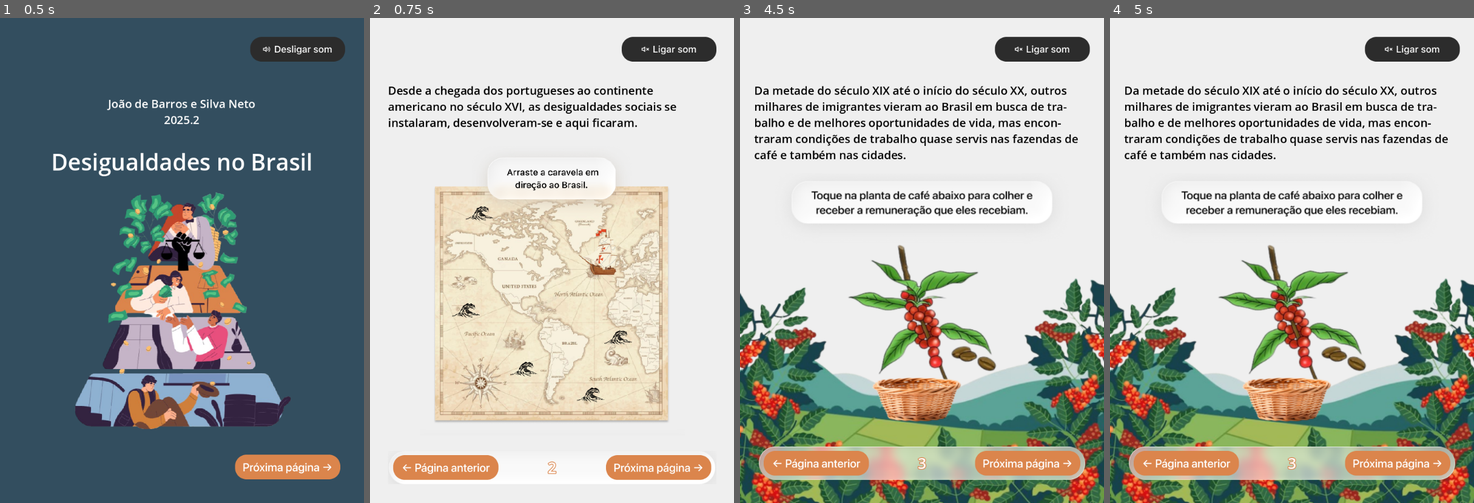
Above: before the commit, frames 1-4 (left to right).
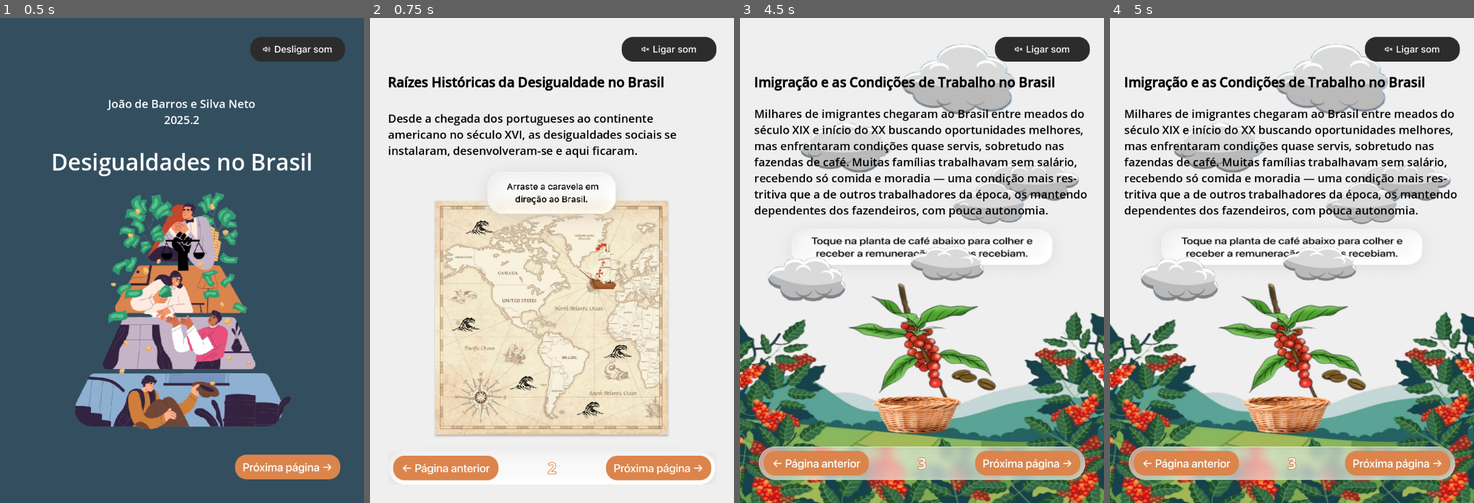
Above: after the commit, the same moments.

Repository: jdbsn/ebook-comp-grafica
Game: Godot game, scene res://scenes/capa.tscn
Same seed, same stepped clock (60 frames per second), same inputs: the game is played once before the commit and once after it. Video files are missing from this copy of the repository; at most half a second of black plays in their place.
Inputs (mouse positions are in pixels of both pictures, inside the frame that each line leads up to):
- Up to frame 1 (0.5 s): no input
- Up to frame 2 (0.75 s): click (657, 469) at 0.5 s
- Up to frame 3 (4.5 s): click (816, 469) at 1.25 s; click (1038, 260) at 2 s; click (1038, 260) at 2.75 s; click (1027, 469) at 3.5 s; click (1027, 469) at 4.25 s
- Up to frame 4 (5 s): no input

Frame 1 is identical in both runs. In frame 2, 18% of the frame differs, in the area x 5-94%, y 12-96%; in frame 3, 38%, in the area x 0-100%, y 5-100%; in frame 4, 38%.

Commit message:
feat: animação e novo video

Diff:
--- a/scenes/pag2.tscn
+++ b/scenes/pag2.tscn
@@ -54,9 +54,22 @@
 
 [node name="MarginContainer" type="MarginContainer" parent="ColorRect/MarginContainer/VBoxContainer2"]
 layout_mode = 2
-theme_override_constants/margin_top = 40
+theme_override_constants/margin_top = 20
 
-[node name="RichTextLabel" type="RichTextLabel" parent="ColorRect/MarginContainer/VBoxContainer2/MarginContainer"]
+[node name="VBoxContainer" type="VBoxContainer" parent="ColorRect/MarginContainer/VBoxContainer2/MarginContainer"]
+layout_mode = 2
+theme_override_constants/separation = 40
+
+[node name="RichTextLabel2" type="RichTextLabel" parent="ColorRect/MarginContainer/VBoxContainer2/MarginContainer/VBoxContainer"]
+layout_mode = 2
+size_flags_vertical = 3
+theme_override_colors/default_color = Color(0, 0, 0, 1)
+theme_override_constants/outline_size = 2
+theme_override_font_sizes/normal_font_size = 28
+text = "Raízes Históricas da Desigualdade no Brasil"
+fit_content = true
+
+[node name="RichTextLabel" type="RichTextLabel" parent="ColorRect/MarginContainer/VBoxContainer2/MarginContainer/VBoxContainer"]
 layout_mode = 2
 size_flags_vertical = 3
 theme_override_colors/default_color = Color(0, 0, 0, 1)
@@ -73,6 +86,7 @@
 
 [node name="MarginContainer2" type="MarginContainer" parent="ColorRect/MarginContainer/VBoxContainer2"]
 layout_mode = 2
+size_flags_vertical = 8
 
 [node name="TextureRect" type="TextureRect" parent="ColorRect/MarginContainer/VBoxContainer2/MarginContainer2"]
 layout_mode = 2
--- a/scenes/pag3.tscn
+++ b/scenes/pag3.tscn
@@ -1,6 +1,7 @@
-[gd_scene load_steps=12 format=3 uid="uid://duklyssafdxm"]
+[gd_scene load_steps=16 format=3 uid="uid://duklyssafdxm"]
 
 [ext_resource type="Texture2D" uid="uid://46fm0nqpror2" path="res://assets/botoes/som-ligado.png" id="1_4lmlo"]
+[ext_resource type="Texture2D" uid="uid://te4otf14rf1r" path="res://assets/nuvens.png" id="1_11ls1"]
 [ext_resource type="Texture2D" uid="uid://clo43fp1hbk28" path="res://assets/pag3.png" id="1_ix1kx"]
 [ext_resource type="Script" uid="uid://8uqly684mmy8" path="res://scripts/botoes.gd" id="1_pirr3"]
 [ext_resource type="Texture2D" uid="uid://b7kwvxrrynar5" path="res://assets/botoes/ant.png" id="2_4lmlo"]
@@ -12,6 +13,188 @@
 [ext_resource type="Texture2D" uid="uid://br0w3x4rnlfr7" path="res://assets/botoes/prox-pressionado.png" id="7_0gmev"]
 [ext_resource type="AudioStream" uid="uid://cnmeabehkongw" path="res://assets/narracoes/pag3.ogg" id="11_11ls1"]
 
+[sub_resource type="Animation" id="Animation_0gmev"]
+length = 0.001
+tracks/0/type = "value"
+tracks/0/imported = false
+tracks/0/enabled = true
+tracks/0/path = NodePath("ColorRect/Nuvem:position")
+tracks/0/interp = 1
+tracks/0/loop_wrap = true
+tracks/0/keys = {
+"times": PackedFloat32Array(0),
+"transitions": PackedFloat32Array(1),
+"update": 0,
+"values": [Vector2(115, 474)]
+}
+tracks/1/type = "value"
+tracks/1/imported = false
+tracks/1/enabled = true
+tracks/1/path = NodePath("ColorRect/Nuvem2:position")
+tracks/1/interp = 1
+tracks/1/loop_wrap = true
+tracks/1/keys = {
+"times": PackedFloat32Array(0),
+"transitions": PackedFloat32Array(1),
+"update": 0,
+"values": [Vector2(0, 0)]
+}
+tracks/2/type = "value"
+tracks/2/imported = false
+tracks/2/enabled = true
+tracks/2/path = NodePath("ColorRect/Nuvem3:position")
+tracks/2/interp = 1
+tracks/2/loop_wrap = true
+tracks/2/keys = {
+"times": PackedFloat32Array(0),
+"transitions": PackedFloat32Array(1),
+"update": 0,
+"values": [Vector2(604, 525)]
+}
+tracks/3/type = "value"
+tracks/3/imported = false
+tracks/3/enabled = true
+tracks/3/path = NodePath("ColorRect/Nuvem4:position")
+tracks/3/interp = 1
+tracks/3/loop_wrap = true
+tracks/3/keys = {
+"times": PackedFloat32Array(0),
+"transitions": PackedFloat32Array(1),
+"update": 0,
+"values": [Vector2(65, 481)]
+}
+tracks/4/type = "value"
+tracks/4/imported = false
+tracks/4/enabled = true
+tracks/4/path = NodePath("ColorRect/Nuvem5:position")
+tracks/4/interp = 1
+tracks/4/loop_wrap = true
+tracks/4/keys = {
+"times": PackedFloat32Array(0),
+"transitions": PackedFloat32Array(1),
+"update": 0,
+"values": [Vector2(623, 343)]
+}
+tracks/5/type = "value"
+tracks/5/imported = false
+tracks/5/enabled = true
+tracks/5/path = NodePath("ColorRect/Nuvem6:position")
+tracks/5/interp = 1
+tracks/5/loop_wrap = true
+tracks/5/keys = {
+"times": PackedFloat32Array(0),
+"transitions": PackedFloat32Array(1),
+"update": 0,
+"values": [Vector2(525, 389)]
+}
+tracks/6/type = "value"
+tracks/6/imported = false
+tracks/6/enabled = true
+tracks/6/path = NodePath("ColorRect/Nuvem7:position")
+tracks/6/interp = 1
+tracks/6/loop_wrap = true
+tracks/6/keys = {
+"times": PackedFloat32Array(0),
+"transitions": PackedFloat32Array(1),
+"update": 0,
+"values": [Vector2(460.734, 126.775)]
+}
+
+[sub_resource type="Animation" id="Animation_11ls1"]
+resource_name = "nuvens"
+length = 90.0
+loop_mode = 1
+tracks/0/type = "value"
+tracks/0/imported = false
+tracks/0/enabled = true
+tracks/0/path = NodePath("ColorRect/Nuvem:position")
+tracks/0/interp = 1
+tracks/0/loop_wrap = false
+tracks/0/keys = {
+"times": PackedFloat32Array(0, 90),
+"transitions": PackedFloat32Array(1, 1),
+"update": 0,
+"values": [Vector2(-154, 168), Vector2(920, 210)]
+}
+tracks/1/type = "value"
+tracks/1/imported = false
+tracks/1/enabled = true
+tracks/1/path = NodePath("ColorRect/Nuvem2:position")
+tracks/1/interp = 1
+tracks/1/loop_wrap = false
+tracks/1/keys = {
+"times": PackedFloat32Array(0, 45, 50, 90),
+"transitions": PackedFloat32Array(1, 0, 1, 1),
+"update": 0,
+"values": [Vector2(220, 272), Vector2(870, 280), Vector2(-100, 272), Vector2(220, 272)]
+}
+tracks/2/type = "value"
+tracks/2/imported = false
+tracks/2/enabled = true
+tracks/2/path = NodePath("ColorRect/Nuvem3:position")
+tracks/2/interp = 1
+tracks/2/loop_wrap = false
+tracks/2/keys = {
+"times": PackedFloat32Array(0, 40, 45, 90),
+"transitions": PackedFloat32Array(1, 0, 1, 1),
+"update": 0,
+"values": [Vector2(437, 517), Vector2(850, 525), Vector2(-80, 525), Vector2(437, 517)]
+}
+tracks/3/type = "value"
+tracks/3/imported = false
+tracks/3/enabled = true
+tracks/3/path = NodePath("ColorRect/Nuvem4:position")
+tracks/3/interp = 1
+tracks/3/loop_wrap = false
+tracks/3/keys = {
+"times": PackedFloat32Array(0, 60, 65, 90),
+"transitions": PackedFloat32Array(1, 0, 1, 1),
+"update": 0,
+"values": [Vector2(140, 550), Vector2(860, 550), Vector2(-90, 550), Vector2(140, 550)]
+}
+tracks/4/type = "value"
+tracks/4/imported = false
+tracks/4/enabled = true
+tracks/4/path = NodePath("ColorRect/Nuvem5:position")
+tracks/4/interp = 1
+tracks/4/loop_wrap = false
+tracks/4/keys = {
+"times": PackedFloat32Array(0, 30, 35, 90),
+"transitions": PackedFloat32Array(1, 0, 1, 1),
+"update": 0,
+"values": [Vector2(623, 343), Vector2(870, 343), Vector2(-90, 343), Vector2(623, 343)]
+}
+tracks/5/type = "value"
+tracks/5/imported = false
+tracks/5/enabled = true
+tracks/5/path = NodePath("ColorRect/Nuvem6:position")
+tracks/5/interp = 1
+tracks/5/loop_wrap = false
+tracks/5/keys = {
+"times": PackedFloat32Array(0, 30, 35, 90),
+"transitions": PackedFloat32Array(1, 0, 1, 1),
+"update": 0,
+"values": [Vector2(525, 389), Vector2(850, 389), Vector2(-80, 389), Vector2(525, 389)]
+}
+tracks/6/type = "value"
+tracks/6/imported = false
+tracks/6/enabled = true
+tracks/6/path = NodePath("ColorRect/Nuvem7:position")
+tracks/6/interp = 1
+tracks/6/loop_wrap = true
+tracks/6/keys = {
+"times": PackedFloat32Array(0, 30, 35, 90),
+"transitions": PackedFloat32Array(1, 0, 1, 1),
+"update": 0,
+"values": [Vector2(460.734, 126.775), Vector2(910, 126.775), Vector2(-130, 126.775), Vector2(460.734, 126.775)]
+}
+
+[sub_resource type="AnimationLibrary" id="AnimationLibrary_rf42u"]
+_data = {
+&"RESET": SubResource("Animation_0gmev"),
+&"nuvens": SubResource("Animation_11ls1")
+}
+
 [node name="Control" type="Control"]
 layout_mode = 3
 anchors_preset = 15
@@ -35,10 +218,65 @@
 anchor_top = 1.0
 anchor_right = 1.0
 anchor_bottom = 1.0
-offset_top = -696.0
+offset_top = -593.0
 grow_horizontal = 2
 grow_vertical = 0
 texture = ExtResource("1_ix1kx")
+
+[node name="AnimationPlayer" type="AnimationPlayer" parent="ColorRect"]
+root_node = NodePath("../..")
+libraries = {
+&"": SubResource("AnimationLibrary_rf42u")
+}
+autoplay = "nuvens"
+
+[node name="Nuvem" type="Sprite2D" parent="ColorRect"]
+position = Vector2(115, 474)
+scale = Vector2(1.96408, 1.61223)
+texture = ExtResource("1_11ls1")
+region_enabled = true
+region_rect = Rect2(23.8284, 175.951, 174.605, 115.364)
+
+[node name="Nuvem2" type="Sprite2D" parent="ColorRect"]
+scale = Vector2(1.5035, 0.938405)
+texture = ExtResource("1_11ls1")
+region_enabled = true
+region_rect = Rect2(44.095, 21.6128, 143.426, 138.749)
+
+[node name="Nuvem3" type="Sprite2D" parent="ColorRect"]
+position = Vector2(604, 525)
+scale = Vector2(1.13389, 0.722632)
+texture = ExtResource("1_11ls1")
+region_enabled = true
+region_rect = Rect2(204.669, 171.274, 155.897, 124.718)
+
+[node name="Nuvem4" type="Sprite2D" parent="ColorRect"]
+position = Vector2(65, 481)
+scale = Vector2(1.19889, 0.924513)
+texture = ExtResource("1_11ls1")
+region_enabled = true
+region_rect = Rect2(204.669, 171.274, 155.897, 124.718)
+
+[node name="Nuvem5" type="Sprite2D" parent="ColorRect"]
+position = Vector2(623, 343)
+scale = Vector2(1.32906, 0.901045)
+texture = ExtResource("1_11ls1")
+region_enabled = true
+region_rect = Rect2(370.603, 301.253, 154.609, 114.668)
+
+[node name="Nuvem6" type="Sprite2D" parent="ColorRect"]
+position = Vector2(525, 389)
+scale = Vector2(1.27251, 0.811883)
+texture = ExtResource("1_11ls1")
+region_enabled = true
+region_rect = Rect2(381.285, 39.9019, 131.418, 115.957)
+
+[node name="Nuvem7" type="Sprite2D" parent="ColorRect"]
+position = Vector2(460.734, 126.775)
+scale = Vector2(2.04986, 1.34305)
+texture = ExtResource("1_11ls1")
+region_enabled = true
+region_rect = Rect2(381.285, 39.9019, 131.418, 115.957)
 
 [node name="MarginContainer" type="MarginContainer" parent="ColorRect"]
 layout_mode = 1
@@ -68,36 +306,49 @@
 [node name="MarginContainer" type="MarginContainer" parent="ColorRect/MarginContainer/VBoxContainer"]
 layout_mode = 2
 size_flags_vertical = 3
-theme_override_constants/margin_top = 40
-
-[node name="RichTextLabel" type="RichTextLabel" parent="ColorRect/MarginContainer/VBoxContainer/MarginContainer"]
+theme_override_constants/margin_top = 20
+
+[node name="VBoxContainer" type="VBoxContainer" parent="ColorRect/MarginContainer/VBoxContainer/MarginContainer"]
+layout_mode = 2
+theme_override_constants/separation = 30
+
+[node name="RichTextLabel2" type="RichTextLabel" parent="ColorRect/MarginContainer/VBoxContainer/MarginContainer/VBoxContainer"]
+layout_mode = 2
+theme_override_colors/default_color = Color(0, 0, 0, 1)
+theme_override_constants/outline_size = 2
+theme_override_font_sizes/normal_font_size = 28
+text = "Imigração e as Condições de Trabalho no Brasil"
+fit_content = true
+
+[node name="RichTextLabel" type="RichTextLabel" parent="ColorRect/MarginContainer/VBoxContainer/MarginContainer/VBoxContainer"]
 layout_mode = 2
 size_flags_vertical = 3
 theme_override_colors/default_color = Color(0, 0, 0, 1)
 theme_override_font_sizes/normal_font_size = 24
-text = "Da metade do século XIX até o início do século XX, outros milhares de imigrantes vieram ao Brasil em busca de tra-balho e de melhores oportunidades de vida, mas encon-traram condições de trabalho quase servis nas fazendas de café e também nas cidades."
+text = "Milhares de imigrantes chegaram ao Brasil entre meados do século XIX e início do XX buscando oportunidades melhores, mas enfrentaram condições quase servis, sobretudo nas fazendas de café. Muitas famílias trabalhavam sem salário, recebendo só comida e moradia — uma condição mais res-tritiva que a de outros trabalhadores da época, os mantendo dependentes dos fazendeiros, com pouca autonomia."
 fit_content = true
 
-[node name="MarginContainer2" type="MarginContainer" parent="ColorRect/MarginContainer/VBoxContainer"]
-layout_mode = 2
+[node name="Botoes" type="MarginContainer" parent="ColorRect/MarginContainer/VBoxContainer"]
+layout_mode = 2
+size_flags_vertical = 8
 theme_override_constants/margin_left = 10
 theme_override_constants/margin_right = 10
 theme_override_constants/margin_bottom = 9
 
-[node name="TextureRect" type="TextureRect" parent="ColorRect/MarginContainer/VBoxContainer/MarginContainer2"]
+[node name="TextureRect" type="TextureRect" parent="ColorRect/MarginContainer/VBoxContainer/Botoes"]
 layout_mode = 2
 texture = ExtResource("4_ix1kx")
 
-[node name="MarginContainer" type="MarginContainer" parent="ColorRect/MarginContainer/VBoxContainer/MarginContainer2"]
+[node name="MarginContainer" type="MarginContainer" parent="ColorRect/MarginContainer/VBoxContainer/Botoes"]
 layout_mode = 2
 theme_override_constants/margin_left = 10
 theme_override_constants/margin_right = 10
 theme_override_constants/margin_bottom = 0
 
-[node name="HBoxContainer" type="HBoxContainer" parent="ColorRect/MarginContainer/VBoxContainer/MarginContainer2/MarginContainer"]
-layout_mode = 2
-
-[node name="PagAnteriorBotao" type="TextureButton" parent="ColorRect/MarginContainer/VBoxContainer/MarginContainer2/MarginContainer/HBoxContainer"]
+[node name="HBoxContainer" type="HBoxContainer" parent="ColorRect/MarginContainer/VBoxContainer/Botoes/MarginContainer"]
+layout_mode = 2
+
+[node name="PagAnteriorBotao" type="TextureButton" parent="ColorRect/MarginContainer/VBoxContainer/Botoes/MarginContainer/HBoxContainer"]
 layout_mode = 2
 size_flags_horizontal = 8
 size_flags_vertical = 6
@@ -105,7 +356,7 @@
 texture_pressed = ExtResource("3_ix1kx")
 script = ExtResource("1_pirr3")
 
-[node name="Pag" type="Label" parent="ColorRect/MarginContainer/VBoxContainer/MarginContainer2/MarginContainer/HBoxContainer"]
+[node name="Pag" type="Label" parent="ColorRect/MarginContainer/VBoxContainer/Botoes/MarginContainer/HBoxContainer"]
 layout_mode = 2
 size_flags_horizontal = 6
 theme_override_colors/font_outline_color = Color(0.858824, 0.521569, 0.298039, 1)
@@ -113,7 +364,7 @@
 theme_override_font_sizes/font_size = 32
 text = "3"
 
-[node name="ProxPagBotao" type="TextureButton" parent="ColorRect/MarginContainer/VBoxContainer/MarginContainer2/MarginContainer/HBoxContainer"]
+[node name="ProxPagBotao" type="TextureButton" parent="ColorRect/MarginContainer/VBoxContainer/Botoes/MarginContainer/HBoxContainer"]
 layout_mode = 2
 size_flags_horizontal = 8
 size_flags_vertical = 6
@@ -126,5 +377,5 @@
 stream = ExtResource("11_11ls1")
 
 [connection signal="pressed" from="ColorRect/MarginContainer/VBoxContainer/BotaoSom" to="ColorRect/MarginContainer/VBoxContainer/BotaoSom" method="reproduzir_narracao"]
-[connection signal="pressed" from="ColorRect/MarginContainer/VBoxContainer/MarginContainer2/MarginContainer/HBoxContainer/PagAnteriorBotao" to="ColorRect/MarginContainer/VBoxContainer/MarginContainer2/MarginContainer/HBoxContainer/PagAnteriorBotao" method="pagAnterior"]
-[connection signal="pressed" from="ColorRect/MarginContainer/VBoxContainer/MarginContainer2/MarginContainer/HBoxContainer/ProxPagBotao" to="ColorRect/MarginContainer/VBoxContainer/MarginContainer2/MarginContainer/HBoxContainer/ProxPagBotao" method="proxPag"]
+[connection signal="pressed" from="ColorRect/MarginContainer/VBoxContainer/Botoes/MarginContainer/HBoxContainer/PagAnteriorBotao" to="ColorRect/MarginContainer/VBoxContainer/Botoes/MarginContainer/HBoxContainer/PagAnteriorBotao" method="pagAnterior"]
+[connection signal="pressed" from="ColorRect/MarginContainer/VBoxContainer/Botoes/MarginContainer/HBoxContainer/ProxPagBotao" to="ColorRect/MarginContainer/VBoxContainer/Botoes/MarginContainer/HBoxContainer/ProxPagBotao" method="proxPag"]
--- a/scenes/pag4.tscn
+++ b/scenes/pag4.tscn
@@ -71,7 +71,19 @@
 layout_mode = 2
 theme_override_constants/margin_top = 40
 
-[node name="RichTextLabel" type="RichTextLabel" parent="ColorRect/MarginContainer/VBoxContainer/MarginContainer"]
+[node name="VBoxContainer" type="VBoxContainer" parent="ColorRect/MarginContainer/VBoxContainer/MarginContainer"]
+layout_mode = 2
+theme_override_constants/separation = 30
+
+[node name="RichTextLabel2" type="RichTextLabel" parent="ColorRect/MarginContainer/VBoxContainer/MarginContainer/VBoxContainer"]
+layout_mode = 2
+theme_override_colors/default_color = Color(0, 0, 0, 1)
+theme_override_constants/outline_size = 2
+theme_override_font_sizes/normal_font_size = 28
+text = "Êxodo Rural e Precarização nas Cidades"
+fit_content = true
+
+[node name="RichTextLabel" type="RichTextLabel" parent="ColorRect/MarginContainer/VBoxContainer/MarginContainer/VBoxContainer"]
 layout_mode = 2
 size_flags_vertical = 3
 theme_override_colors/default_color = Color(0, 0, 0, 1)
--- a/scenes/pag7.tscn
+++ b/scenes/pag7.tscn
@@ -66,9 +66,21 @@
 [node name="MarginContainer" type="MarginContainer" parent="ColorRect/MarginContainer/VBoxContainer"]
 layout_mode = 2
 size_flags_vertical = 3
-theme_override_constants/margin_top = 40
+theme_override_constants/margin_top = 20
 
-[node name="RichTextLabel" type="RichTextLabel" parent="ColorRect/MarginContainer/VBoxContainer/MarginContainer"]
+[node name="VBoxContainer2" type="VBoxContainer" parent="ColorRect/MarginContainer/VBoxContainer/MarginContainer"]
+layout_mode = 2
+theme_override_constants/separation = 30
+
+[node name="RichTextLabel2" type="RichTextLabel" parent="ColorRect/MarginContainer/VBoxContainer/MarginContainer/VBoxContainer2"]
+layout_mode = 2
+theme_override_colors/default_color = Color(0, 0, 0, 1)
+theme_override_constants/outline_size = 2
+theme_override_font_sizes/normal_font_size = 28
+text = "Desigualdade de Gênero"
+fit_content = true
+
+[node name="RichTextLabel" type="RichTextLabel" parent="ColorRect/MarginContainer/VBoxContainer/MarginContainer/VBoxContainer2"]
 layout_mode = 2
 size_flags_vertical = 3
 theme_override_colors/default_color = Color(0, 0, 0, 1)
Binary file added: assets/nuvens.png
Not shown, changed: assets/video.ogv
